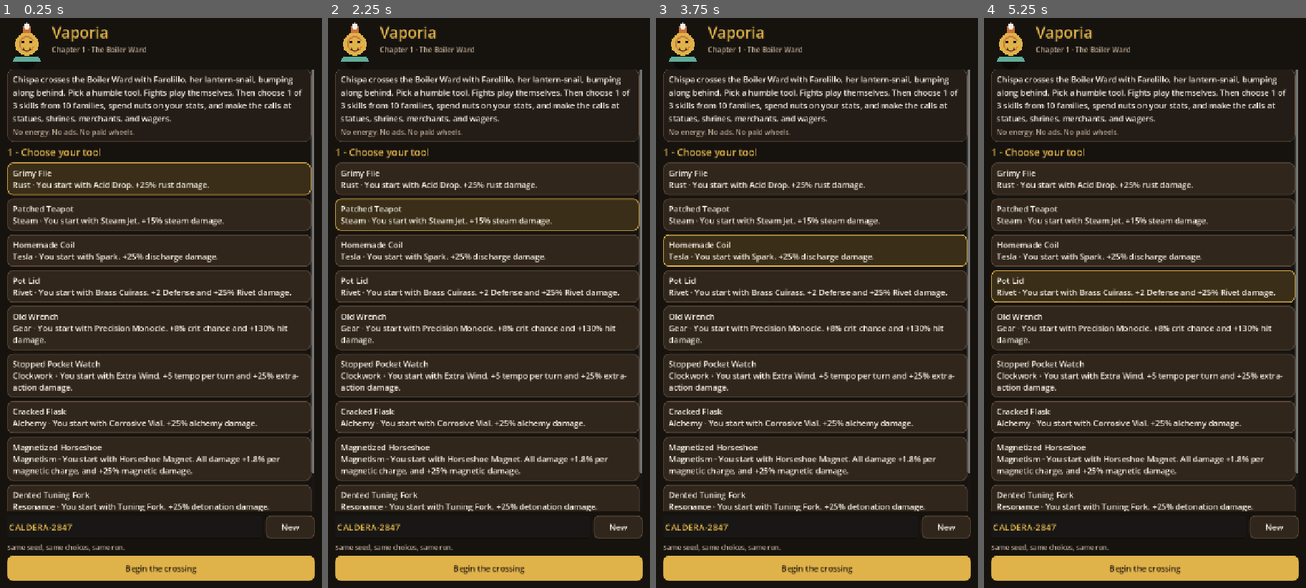
Above: before the commit, frames 1-4 (left to right).
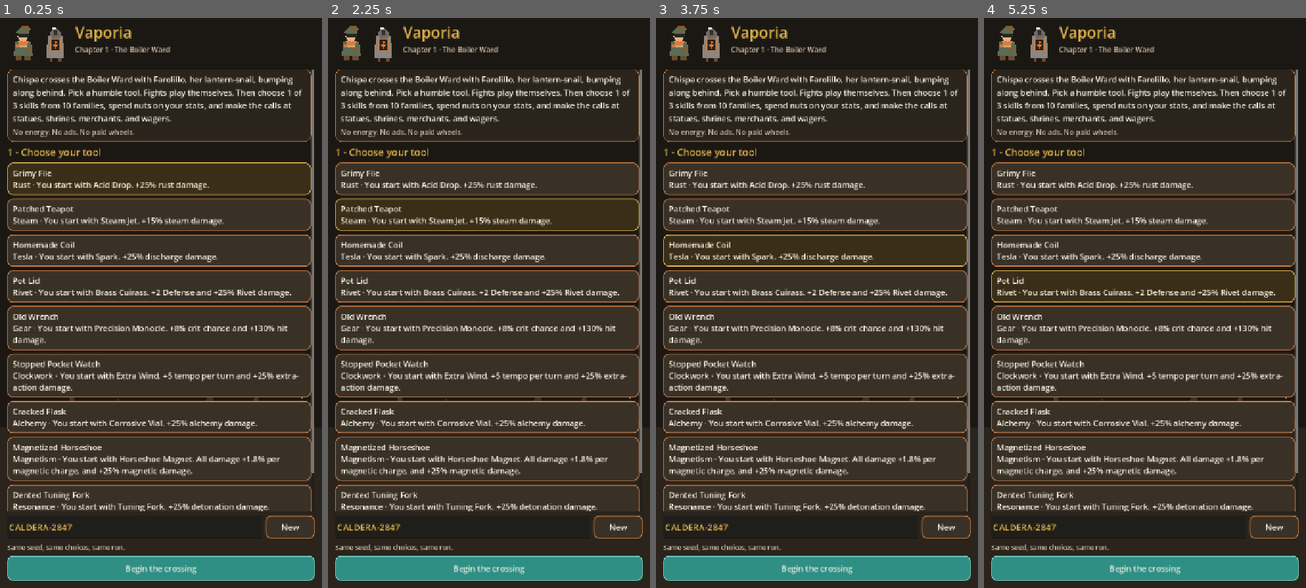
Above: after the commit, the same moments.

Repository: salvalcaraz080/vaporia
Game: Godot game, scene res://scenes/main.tscn
Two runs of this game, one before a commit and one after it. Both use one fixed random seed, a clock stepped at 60 frames per second and the inputs below.
Inputs:
- Up to frame 1 (0.25 s): no input
- Up to frame 2 (2.25 s): click "Grimy File Rust · You start w…" at 0.5 s; click "Grimy File Rust · You start w…" at 1.25 s; click "Patched Teapot Steam · You st…" at 2 s
- Up to frame 3 (3.75 s): click "Patched Teapot Steam · You st…" at 2.75 s; click "Homemade Coil Tesla · You sta…" at 3.5 s
- Up to frame 4 (5.25 s): click "Homemade Coil Tesla · You sta…" at 4.25 s; click "Pot Lid Rivet · You start wit…" at 5 s

The runs differ from the first frame. In frame 1, 9.5% of the frame differs, in the area x 2-98%, y 0-99%; in frame 2, 9.6%; in frame 3, 9.6%; in frame 4, 9.7%.

Commit message:
Give the portrait UI a low-poly steampunk pass.
Copper, verdigris, and gold panels, rarity-framed skill cards, drawn Chispa and Farolillo, ward backdrops, and combat juice. Game rules are unchanged.

Co-authored-by: Salvador Alcaraz <salva.am92@gmail.com>

Diff:
--- a/scripts/ui/game_ui.gd
+++ b/scripts/ui/game_ui.gd
@@ -7,16 +7,24 @@
 const BattleSim = preload("res://scripts/logic/battle.gd")
 const JsMath = preload("res://scripts/logic/jsmath.gd")
 
-const COL_BG := Color("16130f")
-const COL_PANEL := Color("241c16")
-const COL_PANEL2 := Color("31261c")
-const COL_LINE := Color("5a4636")
+# Rebels: charcoal, rusted copper, verdigris, furnace orange. Empire gold is the accent.
+const COL_BG := Color("1b1814")
+const COL_PANEL := Color("2a241c")
+const COL_PANEL2 := Color("3a3126")
+const COL_LINE := Color("c47a45")
 const COL_BRASS := Color("e0b24a")
-const COL_TEXT := Color("f6f1e7")
-const COL_MUTED := Color("b7a48e")
-const COL_HP := Color("5bd17a")
-const COL_ENEMY := Color("e8576a")
+const COL_TEXT := Color("f6f0e4")
+const COL_MUTED := Color("cbbba4")
+const COL_HP := Color("7dcea0")
+const COL_ENEMY := Color("e07a3d")
 const COL_SHIELD := Color("7fb6ff")
+const COL_VERDIGRIS := Color("2f8f84")
+const RARITY_COLOR := {
+	"comun": Color("9aa3b8"),
+	"rara": Color("4ea4ff"),
+	"epica": Color("c47bff"),
+	"legendaria": Color("ffcb5c"),
+}
 
 const LOG_COLOR := {
 	"hit": "#f6f1e7", "crit": "#ffcb5c", "poison": "#c8743a", "burn": "#d5dee3",
@@ -48,7 +56,11 @@
 var _body: VBoxContainer
 var _footer: VBoxContainer
 var _stage: Control
+var _bg: WardBg
 var _seed_edit: LineEdit
+var _arena: Control
+var _player_art: Control
+var _enemy_art: Control
 
 var _offer_cards: Array = []
 var _offer_mode := ""
@@ -92,11 +104,10 @@
 
 
 func _build_shell() -> void:
-	var bg := ColorRect.new()
-	bg.color = COL_BG
-	bg.set_anchors_preset(Control.PRESET_FULL_RECT)
-	bg.mouse_filter = Control.MOUSE_FILTER_IGNORE
-	add_child(bg)
+	_bg = WardBg.new()
+	_bg.set_anchors_preset(Control.PRESET_FULL_RECT)
+	_bg.mouse_filter = Control.MOUSE_FILTER_IGNORE
+	add_child(_bg)
 	var margin := MarginContainer.new()
 	margin.set_anchors_preset(Control.PRESET_FULL_RECT)
 	for side in ["margin_left", "margin_right", "margin_top", "margin_bottom"]:
@@ -197,7 +208,7 @@
 	b.custom_minimum_size = Vector2(0, 56)
 	b.size_flags_horizontal = Control.SIZE_EXPAND_FILL
 	if primary:
-		_style_button(b, COL_BRASS, COL_BRASS, Color("1b140c"))
+		_style_button(b, COL_VERDIGRIS, Color("7dcec4"), COL_TEXT)
 	else:
 		_style_button(b, COL_PANEL2, COL_LINE, COL_TEXT)
 	# Rebuild the screen after the click finishes, or the button is freed mid-signal.
@@ -232,8 +243,11 @@
 
 
 func _drive_async(kind: String) -> void:
+	print("SCREEN " + kind)
 	await get_tree().process_frame
 	await RenderingServer.frame_post_draw
+	if kind != "end":
+		await get_tree().create_timer(0.45).timeout
 	if not _shot.has(kind):
 		_shot[kind] = true
 		var img := get_viewport().get_texture().get_image()
@@ -270,8 +284,16 @@
 	_clear(_footer)
 	var row := HBoxContainer.new()
 	row.add_theme_constant_override("separation", 12)
-	var lantern := Lantern.new()
-	row.add_child(lantern)
+	var pair := HBoxContainer.new()
+	pair.add_theme_constant_override("separation", 4)
+	var chispa := ChispaMark.new()
+	chispa.custom_minimum_size = Vector2(72, 96)
+	var farol := FarolMark.new()
+	farol.custom_minimum_size = Vector2(64, 96)
+	pair.add_child(chispa)
+	pair.add_child(farol)
+	row.add_child(pair)
+	_sync_zone()
 	var title := VBoxContainer.new()
 	title.size_flags_horizontal = Control.SIZE_EXPAND_FILL
 	title.add_child(_label("Vaporia", 34, COL_BRASS, false))
@@ -372,7 +394,25 @@
 
 # ---------- Header ----------
 
+func _sync_zone() -> void:
+	if _bg == null:
+		return
+	var z := 0
+	if step >= 20:
+		z = 2
+	elif step >= 10:
+		z = 1
+	if _bg.zone != z:
+		_bg.zone = z
+		_bg.queue_redraw()
+
+
+func _rarity_color(id: String) -> Color:
+	return RARITY_COLOR.get(id, COL_LINE)
+
+
 func _paint_header() -> void:
+	_sync_zone()
 	_clear(_header)
 	var top := HBoxContainer.new()
 	var gear: Dictionary = db.gear_by_id[hero.gear]
@@ -464,9 +504,6 @@
 		var card: Dictionary = _offer_cards[i]
 		var idx := i
 		var rarity := str(card.get("rarity", "comun"))
-		var col := COL_LINE
-		if db.rarities.has(rarity):
-			col = Color(str(db.rarities[rarity].color))
 		var headline := str(card.name)
 		if str(card.kind) == "skill":
 			var sk: Dictionary = db.skill_by_id[card.id]
@@ -478,9 +515,32 @@
 			headline = str(card.name) + "\n" + headline
 		var b := _button(headline + "\n" + str(card.text), func(): _take_offer(idx))
 		b.alignment = HORIZONTAL_ALIGNMENT_LEFT
-		b.custom_minimum_size = Vector2(0, 108)
-		_style_button(b, COL_PANEL2, col if not _banishing else COL_ENEMY, COL_TEXT)
-		_body.add_child(b)
+		b.custom_minimum_size = Vector2(0, 112)
+		var frame := _rarity_color(rarity) if str(card.kind) == "skill" else COL_LINE
+		if _banishing:
+			frame = COL_ENEMY
+		_style_button(b, COL_PANEL2, frame, COL_TEXT)
+		for state in ["normal", "hover", "pressed", "disabled"]:
+			var sb: StyleBoxFlat = b.get_theme_stylebox(state)
+			if sb:
+				sb = sb.duplicate()
+				sb.set_border_width_all(4)
+				sb.border_color = frame
+				b.add_theme_stylebox_override(state, sb)
+		var row_card := HBoxContainer.new()
+		row_card.add_theme_constant_override("separation", 8)
+		row_card.size_flags_horizontal = Control.SIZE_EXPAND_FILL
+		if str(card.kind) == "skill":
+			var glyph := FamilyMark.new()
+			glyph.fam = str(db.skill_by_id[card.id].fam)
+			glyph.tint = Color(str(db.family_by_id[glyph.fam].color))
+			glyph.custom_minimum_size = Vector2(44, 44)
+			glyph.size_flags_vertical = Control.SIZE_SHRINK_CENTER
+			row_card.add_child(glyph)
+		b.icon_alignment = HORIZONTAL_ALIGNMENT_LEFT
+		row_card.add_child(b)
+		_body.add_child(row_card)
+		_reveal(row_card, 0.06 * float(i))
 	var row := HBoxContainer.new()
 	row.add_theme_constant_override("separation", 8)
 	var rr := _button("Reroll (%d)" % hero.rerolls, func():
@@ -572,15 +632,18 @@
 	head.add_child(speeds)
 	_body.add_child(head)
 	var arena := HBoxContainer.new()
+	_arena = arena
 	arena.add_theme_constant_override("separation", 8)
-	arena.add_child(_fighter("Chispa", "Farolillo at her heel", COL_BRASS))
+	_player_art = _fighter("Chispa", "with Farolillo", COL_BRASS, "chispa")
+	arena.add_child(_player_art)
 	var vs := _label("VS", 18, COL_MUTED, false)
 	vs.vertical_alignment = VERTICAL_ALIGNMENT_CENTER
 	arena.add_child(vs)
 	var trait_txt := ""
 	if str(enemy.trait) != "":
 		trait_txt = str(db.traits.get(enemy.trait, ""))
-	arena.add_child(_fighter(str(enemy.name), trait_txt, COL_ENEMY))
+	_enemy_art = _fighter(str(enemy.name), trait_txt, _trait_tint(str(enemy.trait)), str(enemy.trait))
+	arena.add_child(_enemy_art)
 	_body.add_child(arena)
 	_hp_bar = _bar(COL_HP)
 	_hp_bar.max_value = hero.max_hp
@@ -622,13 +685,47 @@
 	_drive("combat")
 
 
-func _fighter(name: String, sub: String, col: Color) -> VBoxContainer:
+func _trait_tint(trait_id: String) -> Color:
+	match trait_id:
+		"blindado":
+			return Color("3f8f86")
+		"esquiva":
+			return Color("d5e2ea")
+		"rapido":
+			return Color("e07a3d")
+		"regenera":
+			return Color("8fbf6a")
+		"espinas":
+			return Color("c47a45")
+		"pesado":
+			return Color("5c6a78")
+		"certero":
+			return Color("e0b24a")
+		_:
+			return Color("a86848")
+
+
+func _fighter(name: String, sub: String, col: Color, kind: String) -> VBoxContainer:
 	var box := VBoxContainer.new()
 	box.size_flags_horizontal = Control.SIZE_EXPAND_FILL
-	var swatch := ColorRect.new()
-	swatch.custom_minimum_size = Vector2(0, 54)
-	swatch.color = col
-	box.add_child(swatch)
+	var art: Control
+	if kind == "chispa":
+		var row := HBoxContainer.new()
+		row.alignment = BoxContainer.ALIGNMENT_CENTER
+		var c := ChispaMark.new()
+		c.custom_minimum_size = Vector2(78, 104)
+		var f := FarolMark.new()
+		f.custom_minimum_size = Vector2(58, 104)
+		row.add_child(c)
+		row.add_child(f)
+		art = row
+	else:
+		var e := EnemyMark.new()
+		e.kind_id = kind
+		e.tint = col
+		e.custom_minimum_size = Vector2(96, 104)
+		art = e
+	box.add_child(art)
 	var n := _label(name, 16, COL_TEXT)
 	n.horizontal_alignment = HORIZONTAL_ALIGNMENT_CENTER
 	box.add_child(n)
@@ -674,15 +771,80 @@
 	if int(en.shield):
 		_status.text += "  shield %d" % int(en.shield)
 	_status.text += "\n" + bits
-	if shake and str(en.k) in ["hit", "crit", "enemy", "bolt"]:
-		_shake()
-
-
-func _shake() -> void:
+	var kind := str(en.k)
+	if shake and kind in ["hit", "crit", "enemy", "bolt", "thorns", "poison", "burn", "reso", "auto", "mag"]:
+		var num := _first_number(str(en.text))
+		var on_enemy := kind != "enemy" and kind != "thorns"
+		var flash_col := COL_BRASS if kind == "crit" else (COL_ENEMY if kind == "enemy" else COL_TEXT)
+		if num != "":
+			_float_num(num, flash_col, on_enemy)
+		if on_enemy:
+			_flash(_enemy_art, flash_col)
+		else:
+			_flash(_player_art, COL_ENEMY)
+		_shake(18.0 if kind == "crit" else 8.0)
+		if kind == "crit":
+			_crit_burst()
+
+
+func _first_number(text: String) -> String:
+	var rx := RegEx.new()
+	rx.compile("\\d+")
+	var found := rx.search(text)
+	if found == null:
+		return ""
+	return found.get_string()
+
+
+func _float_num(text: String, color: Color, on_enemy: bool) -> void:
+	var lab := Label.new()
+	lab.text = text
+	lab.add_theme_font_size_override("font_size", 28)
+	lab.add_theme_color_override("font_color", color)
+	lab.mouse_filter = Control.MOUSE_FILTER_IGNORE
+	_stage.add_child(lab)
+	var origin := size * 0.5
+	if _arena != null:
+		origin = _arena.global_position + Vector2(200 if on_enemy else 36, 16)
+	lab.global_position = origin
 	var tw := create_tween()
-	tw.tween_property(_stage, "position:x", 10.0, 0.03)
-	tw.tween_property(_stage, "position:x", -8.0, 0.03)
-	tw.tween_property(_stage, "position:x", 0.0, 0.04)
+	tw.set_parallel(true)
+	tw.tween_property(lab, "global_position:y", lab.global_position.y - 52.0, 0.45)
+	tw.tween_property(lab, "modulate:a", 0.0, 0.45)
+	tw.chain().tween_callback(lab.queue_free)
+
+
+func _flash(node: Control, color: Color) -> void:
+	if node == null:
+		return
+	var prev := node.modulate
+	node.modulate = color
+	var tw := create_tween()
+	tw.tween_property(node, "modulate", prev, 0.18)
+
+
+func _crit_burst() -> void:
+	var burst := CritBurst.new()
+	burst.mouse_filter = Control.MOUSE_FILTER_IGNORE
+	burst.custom_minimum_size = Vector2(160, 140)
+	burst.size = Vector2(160, 140)
+	_stage.add_child(burst)
+	if _arena != null:
+		burst.global_position = _arena.global_position + Vector2(160, 0)
+
+
+func _reveal(node: Control, delay: float) -> void:
+	node.modulate.a = 0.0
+	var tw := create_tween()
+	tw.tween_interval(delay)
+	tw.tween_property(node, "modulate:a", 1.0, 0.22)
+
+
+func _shake(amount: float = 8.0) -> void:
+	var tw := create_tween()
+	tw.tween_property(_stage, "position:x", amount, 0.03)
+	tw.tween_property(_stage, "position:x", -amount * 0.7, 0.03)
+	tw.tween_property(_stage, "position:x", 0.0, 0.05)
 
 
 func _finish_combat() -> void:
@@ -906,6 +1068,8 @@
 	var item: Dictionary = _visit.stats[index]
 	if Rules.buy_merchant_stat(db, hero, _visit, index, _visit_rng):
 		_visit_note = "Bought %s." % str(item.name)
+		_float_num("-%d" % int(item.price), COL_BRASS, false)
+		_shake(6.0)
 	_render_merchant()
 
 
@@ -913,6 +1077,8 @@
 	var card: Dictionary = _visit.skills[index]
 	if Rules.buy_merchant_skill(db, hero, _visit, index):
 		_visit_note = "Bought %s." % str(card.name)
+		_float_num("-%d" % int(card.price), _rarity_color(str(card.get("rarity", "comun"))), true)
+		_shake(8.0)
 	_render_merchant()
 
 
@@ -933,9 +1099,15 @@
 	_clear(_header)
 	_clear(_body)
 	_clear(_footer)
-	var lantern := Lantern.new()
-	lantern.size_flags_horizontal = Control.SIZE_SHRINK_CENTER
-	_body.add_child(lantern)
+	var pair := HBoxContainer.new()
+	pair.alignment = BoxContainer.ALIGNMENT_CENTER
+	var chispa := ChispaMark.new()
+	chispa.custom_minimum_size = Vector2(84, 110)
+	var farol := FarolMark.new()
+	farol.custom_minimum_size = Vector2(72, 110)
+	pair.add_child(chispa)
+	pair.add_child(farol)
+	_body.add_child(pair)
 	var h := _label("Chapter cleared" if win else "The crossing ends", 30, COL_BRASS)
 	h.horizontal_alignment = HORIZONTAL_ALIGNMENT_CENTER
 	_body.add_child(h)
@@ -1000,20 +1172,176 @@
 	_drive("end")
 
 
-class Lantern:
+class WardBg:
 	extends Control
-
-	func _ready() -> void:
-		custom_minimum_size = Vector2(88, 96)
-		mouse_filter = Control.MOUSE_FILTER_IGNORE
+	var zone := 0
 
 	func _draw() -> void:
-		draw_circle(Vector2(44, 86), 22, Color(0, 0, 0, 0.35))
-		draw_rect(Rect2(36, 10, 16, 16), Color("c8743a"))
-		draw_circle(Vector2(44, 10), 7, Color("f6f1e7"))
-		draw_circle(Vector2(44, 50), 26, Color("e0b24a"))
-		draw_arc(Vector2(44, 50), 16, 0.4, 5.8, 18, Color("c8743a"), 3.0, true)
-		draw_circle(Vector2(35, 46), 3.5, Color("1a1410"))
-		draw_circle(Vector2(53, 46), 3.5, Color("1a1410"))
-		draw_arc(Vector2(44, 58), 8, 0.3, PI - 0.3, 10, Color("1a1410"), 2.0, true)
-		draw_colored_polygon(PackedVector2Array([Vector2(18, 78), Vector2(70, 78), Vector2(76, 90), Vector2(12, 90)]), Color("5fae9a"))
+		var sky := Color("1b1814") if zone == 0 else (Color("241910") if zone == 1 else Color("141820"))
+		draw_rect(Rect2(Vector2.ZERO, size), sky)
+		# Rebel pipes and roofs along the bottom. The gold tower is the empire, only in the last stretch.
+		var ground := Color("2a241c")
+		draw_rect(Rect2(0, size.y * 0.72, size.x, size.y), ground)
+		for i in 8:
+			var x := 30.0 + float(i) * (size.x / 7.0)
+			var h := 40.0 + float((i * 37) % 50)
+			draw_colored_polygon(PackedVector2Array([
+				Vector2(x, size.y * 0.72),
+				Vector2(x + 28, size.y * 0.72 - h),
+				Vector2(x + 56, size.y * 0.72),
+			]), Color("3a3128") if i % 2 == 0 else Color("4a3428"))
+			if i % 2 == 0:
+				draw_circle(Vector2(x + 28, size.y * 0.72 - h - 8), 5, Color("e07a3d"))
+		if zone >= 1:
+			draw_rect(Rect2(20, size.y * 0.42, size.x - 40, 14), Color("3f8f86"))
+			draw_rect(Rect2(20, size.y * 0.52, size.x * 0.6, 10), Color("c47a45"))
+		if zone >= 2:
+			var tx := size.x * 0.72
+			draw_colored_polygon(PackedVector2Array([
+				Vector2(tx, size.y * 0.72),
+				Vector2(tx + 36, size.y * 0.18),
+				Vector2(tx + 90, size.y * 0.72),
+			]), Color("e0b24a"))
+			draw_rect(Rect2(tx + 48, size.y * 0.16, 16, 18), Color("f6f0e4"))
+
+
+class ChispaMark:
+	extends Control
+
+	func _draw() -> void:
+		var s := size
+		var u := min(s.x / 78.0, s.y / 104.0)
+		var o := Vector2((s.x - 78.0 * u) * 0.5, s.y - 104.0 * u)
+		draw_set_transform(o, 0, Vector2(u, u))
+		# Boots and coat, olive with copper patches. Beret and furnace-orange scarf from the approved face.
+		draw_rect(Rect2(22, 78, 14, 16), Color("6b4a32"))
+		draw_rect(Rect2(42, 78, 14, 16), Color("6b4a32"))
+		draw_colored_polygon(PackedVector2Array([Vector2(20, 48), Vector2(58, 48), Vector2(62, 82), Vector2(16, 82)]), Color("5d6b52"))
+		draw_rect(Rect2(22, 54, 12, 10), Color("c47a45"))
+		draw_rect(Rect2(44, 62, 12, 8), Color("8a5a32"))
+		draw_rect(Rect2(30, 58, 18, 4), Color("c4a574"))
+		draw_colored_polygon(PackedVector2Array([Vector2(24, 46), Vector2(54, 46), Vector2(48, 58), Vector2(30, 58)]), Color("e07a3d"))
+		draw_circle(Vector2(39, 34), 14, Color("e0b48a"))
+		draw_colored_polygon(PackedVector2Array([Vector2(22, 36), Vector2(30, 18), Vector2(56, 22), Vector2(52, 40)]), Color("2a241c"))
+		draw_colored_polygon(PackedVector2Array([Vector2(20, 28), Vector2(34, 12), Vector2(58, 16), Vector2(52, 30)]), Color("5d6b52"))
+		draw_colored_polygon(PackedVector2Array([Vector2(34, 12), Vector2(50, 10), Vector2(56, 18), Vector2(40, 20)]), Color("8a5a32"))
+		draw_circle(Vector2(33, 34), 2.2, Color("2a241c"))
+		draw_circle(Vector2(45, 34), 2.2, Color("2a241c"))
+		draw_set_transform(Vector2.ZERO, 0, Vector2.ONE)
+
+
+class FarolMark:
+	extends Control
+
+	func _draw() -> void:
+		var s := size
+		var u := min(s.x / 64.0, s.y / 104.0)
+		var o := Vector2((s.x - 64.0 * u) * 0.5, s.y - 104.0 * u)
+		draw_set_transform(o, 0, Vector2(u, u))
+		# Hooded cloak, copper lantern frame (not the green concept frame).
+		draw_colored_polygon(PackedVector2Array([
+			Vector2(14, 36), Vector2(32, 18), Vector2(50, 36), Vector2(54, 88), Vector2(10, 88),
+		]), Color("8a8680"))
+		draw_colored_polygon(PackedVector2Array([
+			Vector2(18, 28), Vector2(32, 14), Vector2(46, 28), Vector2(42, 40), Vector2(22, 40),
+		]), Color("6e6a66"))
+		draw_rect(Rect2(18, 40, 28, 32), Color("c47a45"))
+		draw_rect(Rect2(22, 44, 20, 24), Color("2a241c"))
+		draw_colored_polygon(PackedVector2Array([Vector2(32, 46), Vector2(38, 56), Vector2(32, 66), Vector2(26, 56)]), Color("e07a3d"))
+		draw_circle(Vector2(29, 54), 1.4, Color("2a241c"))
+		draw_circle(Vector2(35, 54), 1.4, Color("2a241c"))
+		draw_rect(Rect2(28, 22, 8, 10), Color("3a3128"))
+		draw_circle(Vector2(30, 16), 4, Color("f6f0e4"))
+		draw_rect(Rect2(18, 88, 8, 8), Color("6b4a32"))
+		draw_rect(Rect2(38, 88, 8, 8), Color("6b4a32"))
+		draw_set_transform(Vector2.ZERO, 0, Vector2.ONE)
+
+
+class EnemyMark:
+	extends Control
+	var kind_id := ""
+	var tint := Color("a86848")
+
+	func _draw() -> void:
+		var s := size
+		var u := min(s.x / 96.0, s.y / 104.0)
+		var o := Vector2((s.x - 96.0 * u) * 0.5, s.y - 104.0 * u)
+		draw_set_transform(o, 0, Vector2(u, u))
+		var body := PackedVector2Array([Vector2(28, 40), Vector2(68, 40), Vector2(76, 86), Vector2(20, 86)])
+		match kind_id:
+			"blindado":
+				body = PackedVector2Array([Vector2(18, 36), Vector2(78, 36), Vector2(84, 90), Vector2(12, 90)])
+			"esquiva":
+				body = PackedVector2Array([Vector2(40, 24), Vector2(62, 36), Vector2(58, 90), Vector2(30, 84)])
+			"rapido":
+				body = PackedVector2Array([Vector2(34, 48), Vector2(62, 44), Vector2(66, 86), Vector2(30, 90)])
+			"regenera":
+				body = PackedVector2Array([Vector2(28, 48), Vector2(48, 28), Vector2(68, 48), Vector2(64, 88), Vector2(32, 88)])
+			"espinas":
+				body = PackedVector2Array([Vector2(48, 22), Vector2(70, 48), Vector2(62, 88), Vector2(34, 88), Vector2(26, 48)])
+			"pesado":
+				body = PackedVector2Array([Vector2(16, 50), Vector2(80, 46), Vector2(88, 92), Vector2(8, 92)])
+			"certero":
+				body = PackedVector2Array([Vector2(36, 30), Vector2(70, 36), Vector2(64, 88), Vector2(28, 88)])
+		draw_colored_polygon(body, tint)
+		draw_circle(Vector2(40, 52), 3, Color("1b1814"))
+		draw_circle(Vector2(54, 52), 3, Color("1b1814"))
+		if kind_id == "espinas":
+			draw_line(Vector2(48, 22), Vector2(48, 8), Color("e0b24a"), 3)
+		if kind_id == "certero":
+			draw_line(Vector2(70, 36), Vector2(90, 32), Color("f6f0e4"), 2)
+		draw_set_transform(Vector2.ZERO, 0, Vector2.ONE)
+
+
+class FamilyMark:
+	extends Control
+	var fam := "oxido"
+	var tint := Color("c47a45")
+
+	func _draw() -> void:
+		var c := size * 0.5
+		draw_circle(c, min(size.x, size.y) * 0.46, tint)
+		var ink := Color("1b1814")
+		match fam:
+			"oxido":
+				draw_circle(c + Vector2(0, 2), 6, ink)
+			"vapor":
+				draw_circle(c + Vector2(-4, 2), 4, ink)
+				draw_circle(c + Vector2(4, 0), 5, ink)
+			"tesla":
+				draw_colored_polygon(PackedVector2Array([c + Vector2(-2, -8), c + Vector2(4, -1), c + Vector2(0, -1), c + Vector2(3, 8), c + Vector2(-4, 1), c + Vector2(0, 1)]), ink)
+			"engranaje":
+				draw_arc(c, 6, 0, TAU, 8, ink, 2.0, true)
+			"reloj":
+				draw_arc(c, 6, 0, TAU, 12, ink, 1.5, true)
+				draw_line(c, c + Vector2(0, -5), ink, 1.5)
+			"alquimia":
+				draw_line(c + Vector2(0, -6), c + Vector2(0, 6), ink, 2)
+				draw_line(c + Vector2(-5, -2), c + Vector2(5, -2), ink, 2)
+			"iman":
+				draw_arc(c, 6, PI, TAU, 8, ink, 2.0, true)
+			"reso":
+				draw_arc(c + Vector2(0, 2), 5, PI * 1.1, TAU * 0.95, 8, ink, 2.0, true)
+			"auto":
+				draw_rect(Rect2(c + Vector2(-5, -5), Vector2(10, 10)), ink)
+			_:
+				draw_circle(c, 3, ink)
+
+
+class CritBurst:
+	extends Control
+	var life := 0.32
+
+	func _process(delta: float) -> void:
+		life -= delta
+		queue_redraw()
+		if life <= 0.0:
+			queue_free()
+
+	func _draw() -> void:
+		var t := 1.0 - clampf(life / 0.32, 0.0, 1.0)
+		var center := size * 0.62
+		for i in 8:
+			var ang := float(i) * TAU / 8.0
+			var p := center + Vector2(cos(ang), sin(ang)) * (18.0 + 46.0 * t)
+			draw_circle(p, 7.0 * (1.0 - t), Color("ffcb5c"))
